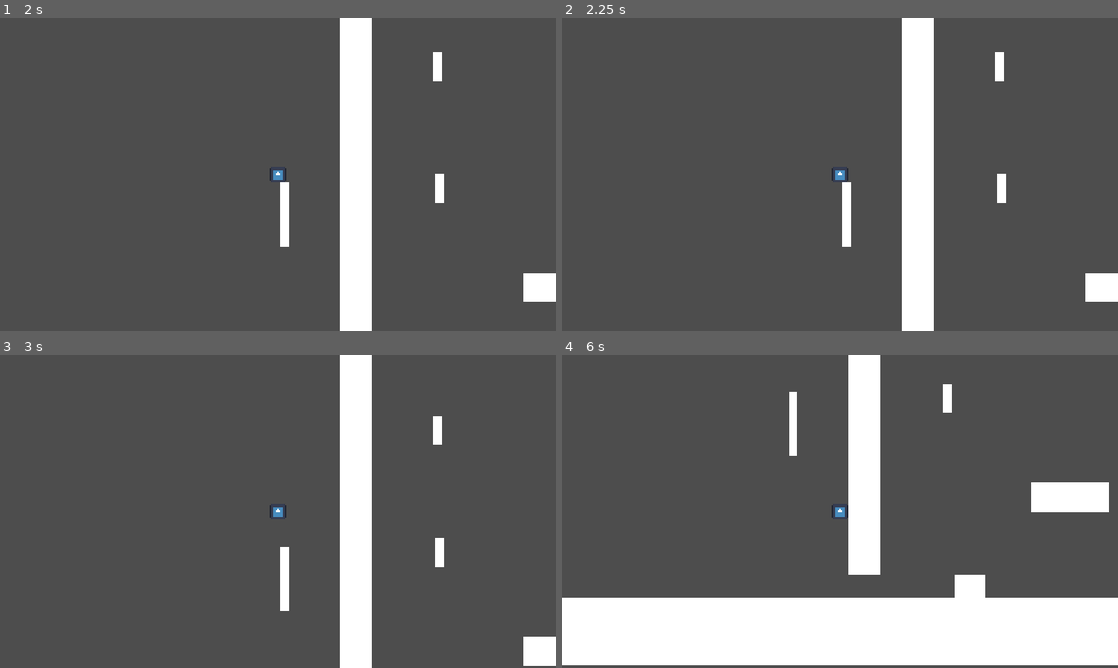
Above: before the commit, frames 1-4 (two rows, left to right).
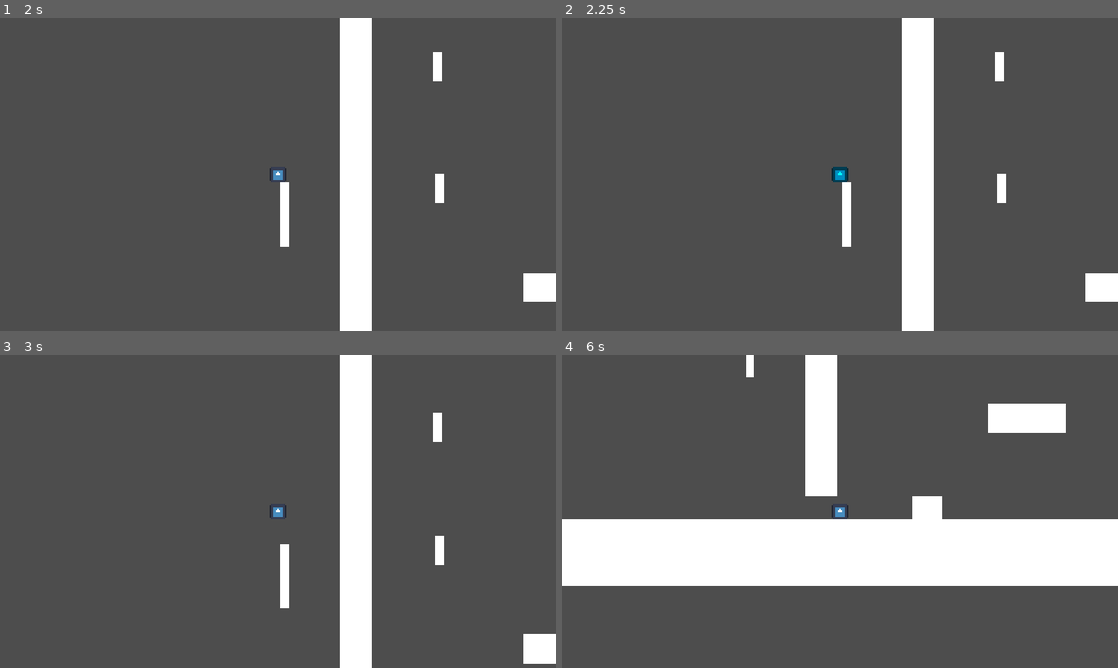
Above: after the commit, the same moments.

Repository: idi0cy/some-platformer
Game: Godot game, scene res://scenes/random_testing.tscn
Same seed, same stepped clock (60 frames per second), same inputs: the game is played once before the commit and once after it. The engine's default icon, where the game draws it, is replaced by a stand-in: a white triangle on a blue panel in a dark square.
Inputs (mouse positions are in pixels of both pictures, inside the frame that each line leads up to):
- Up to frame 1 (2 s): tap Enter at 0.5 s; move the mouse to (400, 158) at 0.52 s; hold A (a) 0.53-1.28 s; hold Right from 0.53 s (still down); click (400, 158) at 0.67 s; tap Up at 0.77, 1.52 s; tap D (d) at 0.8, 1.35 s; move the mouse to (166, 190) at 1.27 s; tap Shift (dash) at 1.55 s
- Up to frame 2 (2.25 s): move the mouse to (895, 105) at 2.02 s; release Right at 2.03 s; hold Left from 2.03 s (still down); hold S (s) from 2.03 s (still down); tap Shift (dash) at 2.1 s
- Up to frame 3 (3 s): tap Space (space) at 2.75 s; move the mouse to (250, 574) at 2.77 s; release Left at 2.78 s; release S (s) at 2.78 s; hold Right from 2.78 s (still down); tap S (s) at 2.85 s; click (250, 574) at 2.92 s
- Up to frame 4 (6 s): tap Up at 3.02, 3.77, 4.52 s; tap W (w) at 3.05, 3.6 s; move the mouse to (1006, 558) at 3.52 s; hold A (a) 3.53-4.28 s; move the mouse to (673, 464) at 4.27 s; release Right at 4.28 s; hold Left 4.28-5.03 s; tap A (a) at 4.35 s; tap D (d) at 4.55 s; move the mouse to (867, 511) at 5.02 s; hold Right 5.03-5.78 s; hold D (d) 5.03-5.78 s; click (867, 511) at 5.17 s; tap Shift (dash) at 5.3, 5.85 s; move the mouse to (756, 433) at 5.77 s; hold Left from 5.78 s (still down)

Frame 1 is identical in both runs. In frame 2, 0.1% of the frame differs, in the area x 48-52%, y 47-53%; in frame 3, 0.2%; in frame 4, 51%, in the area x 0-100%, y 0-100%.

Commit message:
i'm giving up for today this is impossible (tried lerping)

Diff:
--- a/crucible-of-achlyss/scripts/entities/player.gd
+++ b/crucible-of-achlyss/scripts/entities/player.gd
@@ -15,8 +15,8 @@
 
 const accel = 60
 const speed = 300
-const jumpPower = 350
-const dashSpeed = 1750 + speed
+const jumpPower = 400
+const dashSpeed = 1250 + speed
 
 var momentum = Vector2(0,0)
 var leftRightPlayer = 0
@@ -24,6 +24,9 @@
 var dashMomentum = Vector2(0,0)
 var groundedMomentum = Vector2(0,0)
 
+var jumping = false
+var accelJumping = false
+var deaccelJumping = false
 var jumpMomentum = 0
 
 var playerGravity = Vector2(0,0)
@@ -51,20 +54,31 @@
 	slideParticles.emitting = false
 	clingingParticles.emitting = false
 
+var A = 100
+var B = 200
+
 func _process(delta: float) -> void:
+	A = A + (B - A) * 0.2
+
 	if !(is_on_floor()):
-		if !dashing && !clinging:
+		if !dashing && !clinging && !jumping:
 			playerGravity += get_gravity() * delta
 	else:
 		if !dashing:
 			availableDashes = 1
+			jumpMomentum = 0
 
 	if is_on_floor():
 		playerGravity = Vector2(0,0)
 
+	if jumpMomentum != 0:
+		jumping = true
+	else:
+		jumping = false
+
 	handleSlides()
 	handleJumps()
-	handleLeftToRight()
+	handleMomentum()
 	handleDashes()
 	handleWallMechanics()
 
@@ -73,7 +87,7 @@
 
 
 #I'll have to rework this system like every five seconds bruh
-func handleLeftToRight():
+func handleMomentum():
 	#if !dashing:
 		#var directionX = Input.get_axis('a', 'd')
 		#leftRightWeight = directionX * speed
@@ -117,7 +131,7 @@
 				leftRightPlayer += accel
 
 		velocity.x = leftRightPlayer + dashMomentum[0]
-		velocity.y = dashMomentum[1] + jumpMomentum
+		velocity.y = dashMomentum[1] - jumpMomentum
 		velocity += playerGravity
 
 
@@ -132,12 +146,33 @@
 		jump()
 		coyoteTimer.stop()
 		inputBuffer.stop()
+
+	if jumping:
+		if accelJumping:
+			pass
+			if jumpMomentum < jumpPower:
+				jumpMomentum = jumpMomentum + (jumpPower - jumpMomentum) * 0.1
+		elif deaccelJumping:
+			pass
+		else:
+			pass
+		if jumpMomentum < 0:
+			jumpMomentum = 0
+
+		if floor(jumpMomentum) + 2 > jumpPower:
+			pass
+			accelJumping = false
+			jumpMomentum = 0
+	print(jumpMomentum)
+
+
 func jump():
-	jumpMomentum -= jumpPower
+	accelJumping = true
+	jumpMomentum += 100
 	sliding = false
 	slideParticles.emitting = false
 func shortJump():
-	velocity.y -= 250
+	jumpMomentum -= (jumpPower - 150)
 	sliding = false
 	slideParticles.emitting = false
 
@@ -207,7 +242,7 @@
 		var dashDirection = Input.get_vector("a", "d", "w", "s")
 
 		if dashDirection != Vector2(0,0):
-
+			jumpMomentum = 0
 			availableDashes -= 1
 
 			coyoteTimer.stop()
@@ -216,7 +251,8 @@
 			dashing = true
 			$Sprite2D.modulate = Color(0.0, 1.0, 1.0, 1.0)
 
-			await get_tree().create_timer(0.1).timeout
+			playerGravity = Vector2(0,0)
+			await get_tree().create_timer(0.15).timeout
 
 			dashing = false
 
@@ -224,7 +260,7 @@
 				#midairMomentum += (Vector2(500, 200) * dashDirection)
 				pass
 
-			playerGravity = Vector2(0,0)
+
 
 			velocity = Vector2(0,0)
 			$Sprite2D.modulate = Color(1.0, 1.0, 1.0, 1.0)
